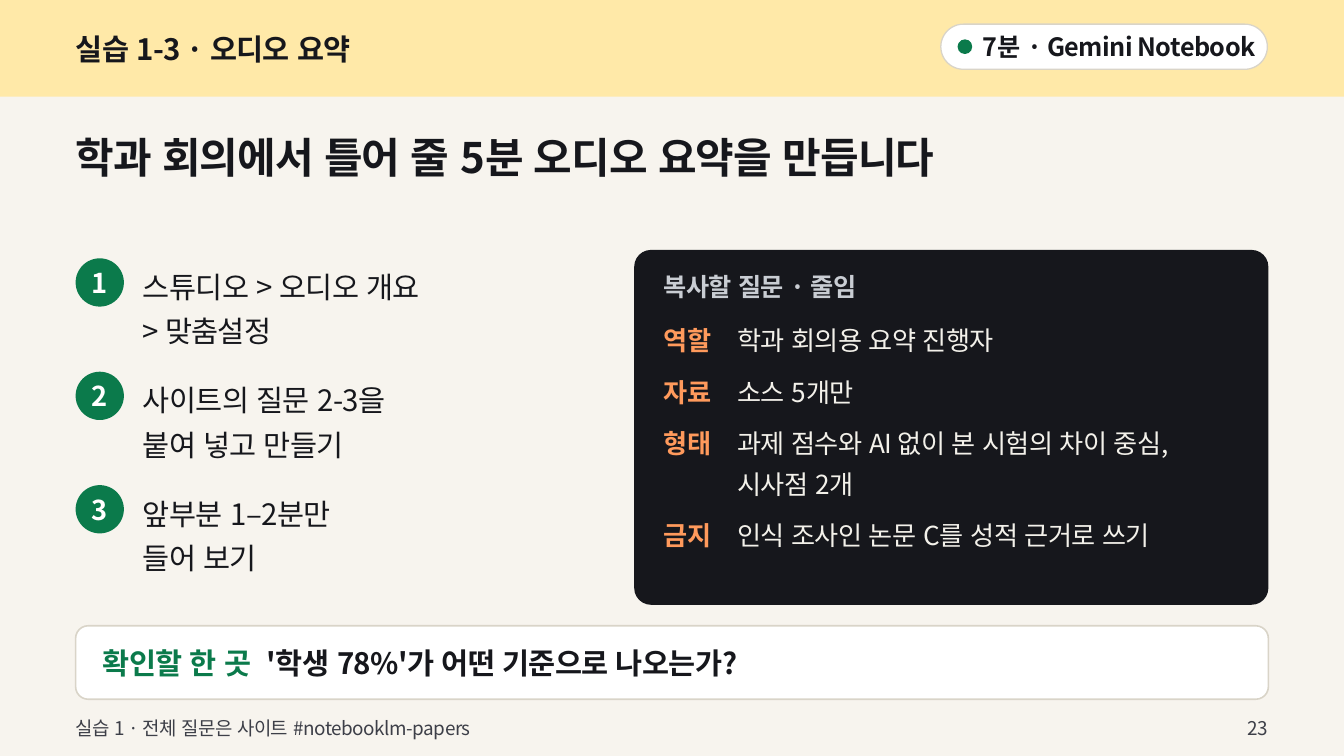
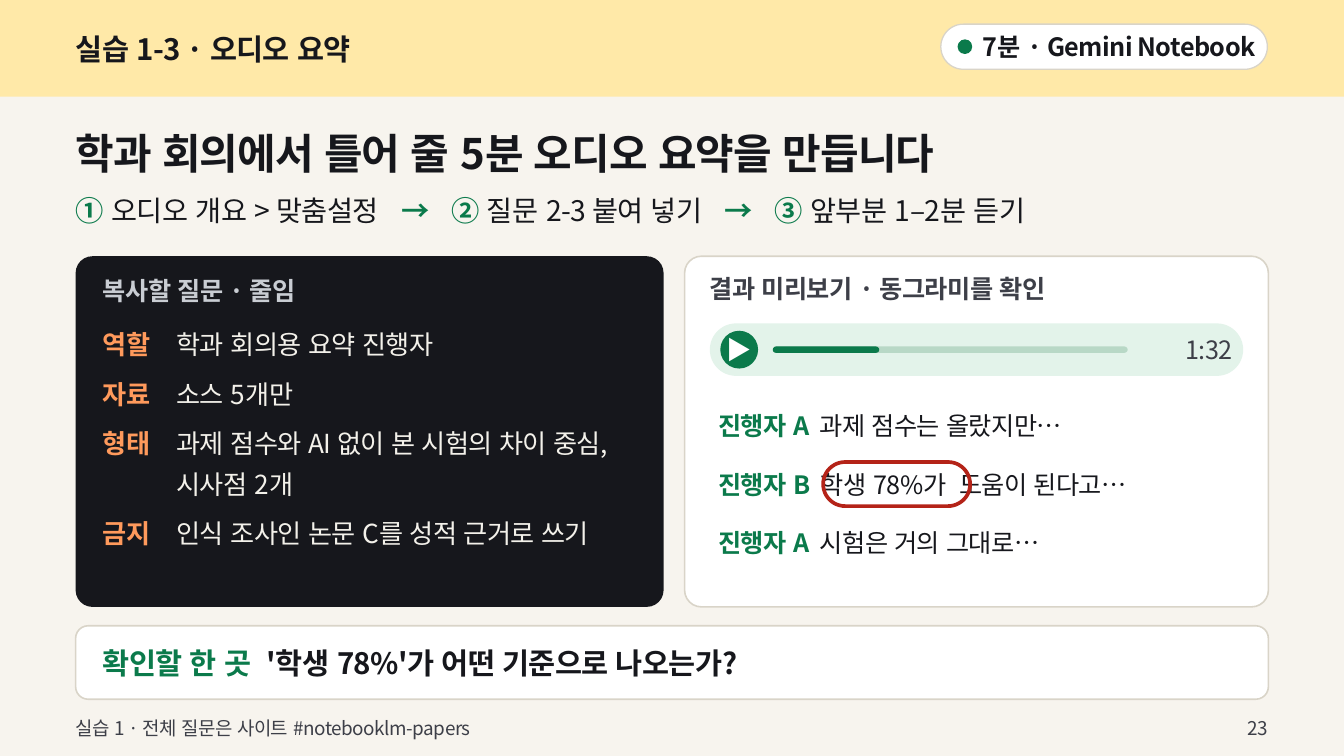
Before and after one commit to zeusk302-png/gyeongnam-ai-workshop, a slide deck: slide 23 of docs/downloads/강의용/교수_AI활용실습_강의용_v2.0.pptx. Drawn at 1344x756 pixels with LibreOffice and Linux fonts; fonts in the diff are those of the drawing. Boxes give left, top, right and bottom in pixels: in the first picture for what was removed or moved away, otherwise in the second. Text is boxed around its words. In the diff, an @@ line names an element or a change of style, - is before the commit and + after.

```diff
--- a/docs/downloads/강의용/교수_AI활용실습_강의용_v2.0.pptx
+++ b/docs/downloads/강의용/교수_AI활용실습_강의용_v2.0.pptx
@@ text "학과 회의에서 틀어 줄 5분 ..." moved from (x1=76, y1=137, x2=934, y2=177) to (x1=76, y1=133, x2=934, y2=173) @@
@@ text added at (x1=76, y1=197, x2=1026, y2=224), 20.2 pt, text #16171C @@
+① 오디오 개요 > 맞춤설정 → ② 질문 2-3 붙여 넣기 → ③ 앞부분 1–2분 듣기
@@ ellipse removed at (x1=76, y1=258, x2=124, y2=307) @@
@@ rounded rectangle added at (x1=76, y1=256, x2=663, y2=607), fill #16171C @@
@@ rounded rectangle added at (x1=685, y1=256, x2=1268, y2=607), fill #FFFFFF, outline #D9D4C8 1.12 pt @@
@@ text "복사할 질문 · 줄임" moved from (x1=664, y1=274, x2=857, y2=299) to (x1=103, y1=278, x2=296, y2=303) @@
@@ text removed at (x1=143, y1=273, x2=419, y2=345) @@
-스튜디오 > 오디오 개요
-> 맞춤설정
@@ text added at (x1=710, y1=276, x2=1045, y2=301), 18 pt, text #3D3F48, bold @@
+결과 미리보기 · 동그라미를 확인
@@ text "역할 학과 회의용 요약 진행자" moved from (x1=664, y1=328, x2=1169, y2=548) to (x1=103, y1=332, x2=608, y2=546) @@
@@ text "역할 학과 회의용 요약 진행자" at (x1=103, y1=332, x2=608, y2=546): less space between paragraphs @@
@@ rounded rectangle added at (x1=710, y1=324, x2=1243, y2=376), fill #E3F3EA @@
@@ ellipse added at (x1=721, y1=331, x2=759, y2=369), fill #0B7A4B @@
@@ text added at (x1=721, y1=331, x2=759, y2=369), 18 pt, text #FFFFFF @@
+▶
@@ rounded rectangle resized from (x1=634, y1=250, x2=1268, y2=605) to (x1=773, y1=347, x2=1128, y2=353) @@
@@ rounded rectangle at (x1=773, y1=347, x2=1128, y2=353): fill #16171C to #B8D8C6; proportions changed @@
@@ rounded rectangle added at (x1=773, y1=347, x2=880, y2=353), fill #0B7A4B @@
@@ text at (x1=1185, y1=340, x2=1232, y2=360): text changed; size 19.5 to 18 pt; text colour #FFFFFF to #3D3F48; bold off @@
-1
+1:32
@@ ellipse removed at (x1=76, y1=372, x2=124, y2=420) @@
@@ text removed at (x1=92, y1=385, x2=108, y2=406) @@
-2
@@ text removed at (x1=143, y1=386, x2=386, y2=459) @@
-사이트의 질문 2-3을
-붙여 넣고 만들기
@@ text added at (x1=718, y1=414, x2=1062, y2=438), 18 pt, text #16171C @@
+진행자 A 과제 점수는 올랐지만…
@@ text added at (x1=718, y1=468, x2=1127, y2=500), 18 pt, text #16171C @@
+진행자 B 학생 78%가 도움이 된다고…
@@ rounded rectangle added at (x1=824, y1=462, x2=971, y2=506), outline #B42318 2.62 pt @@
@@ ellipse removed at (x1=76, y1=485, x2=124, y2=533) @@
@@ text removed at (x1=92, y1=499, x2=108, y2=521) @@
-3
@@ text removed at (x1=143, y1=500, x2=331, y2=572) @@
-앞부분 1–2분만
-들어 보기
@@ text added at (x1=718, y1=531, x2=1039, y2=555), 18 pt, text #16171C @@
+진행자 A 시험은 거의 그대로…
```
Also in this commit, not shown: 6 other slides changed, 17 other files.
